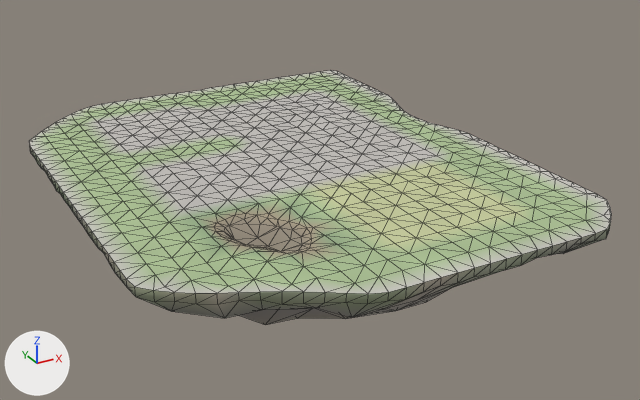
The glTF model godot_project/remake/sky/islands/SKY-009.rock.glb, before and after one commit.
Both versions are drawn from a 50 mm camera at (-70.8, -142.9, 61.4) aimed at (6.8, -1.7, -9.2). Arrows for +X, +Y and +Z are at lower left; the lights stay in place. The first picture is the older version. Mesh edges are drawn as thin lines.

The first picture shows 'deck-col', 'rock'.
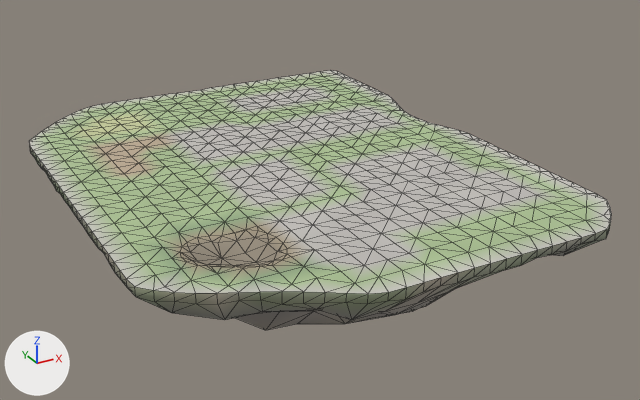
Where the change shows, as pixel boxes [x1, y1, x2, y2] in the pictures (640 x 400 px; the box of a moved part takes in the faces that stretch with it):
part 1 of me_deck_col, moved or reshaped: [101, 146, 359, 286] in both
part 2 of me_deck_col, recoloured: [72, 84, 558, 287] in both

What the commit changed:
me_deck_col is used by ob_deck_col; location (0.0, 0.0, 0.0).
me_deck_col had 626 vertices, 1135 faces and spanned x -41.1..40.3, y -52.8..51.7, z -2.1..0.0.
me_deck_col now has 625 vertices, 1133 faces and spans x -41.1..40.3, y -52.8..51.7, z -2.1..0.0.
Part 1, on me_deck_col:
61 vertices are removed from x -33.1..-9.1, y -36.3..-16.3, z -2.1..0.0.
209 faces are deleted.
6 vertices move from x -29.1..-13.8, y -36.3..-20.4, z -1.2..0.0 to x -31.4..-16.1, y -35.9..-22.5, z -1.0..-0.3.
53 vertices are added at x -33.1..-13.1, y -36.6..-16.3, z -2.1..0.0.
7 new vertices lie (-4.0, 0.0, 0.0) away from vertices in x -25.1..-5.1, y -36.3..-16.3, z -0.1..0.0.
207 new faces join them.
me_deck_col part 2: 491 kept faces spanning x -37.1..34.9, y -48.3..43.7, z 0.0 get new vertex colours.
